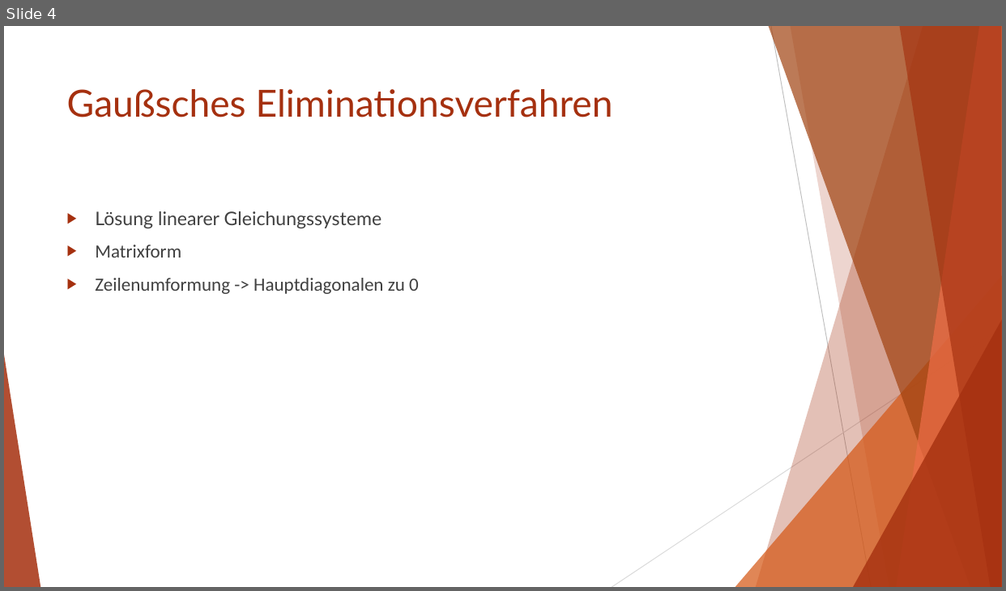
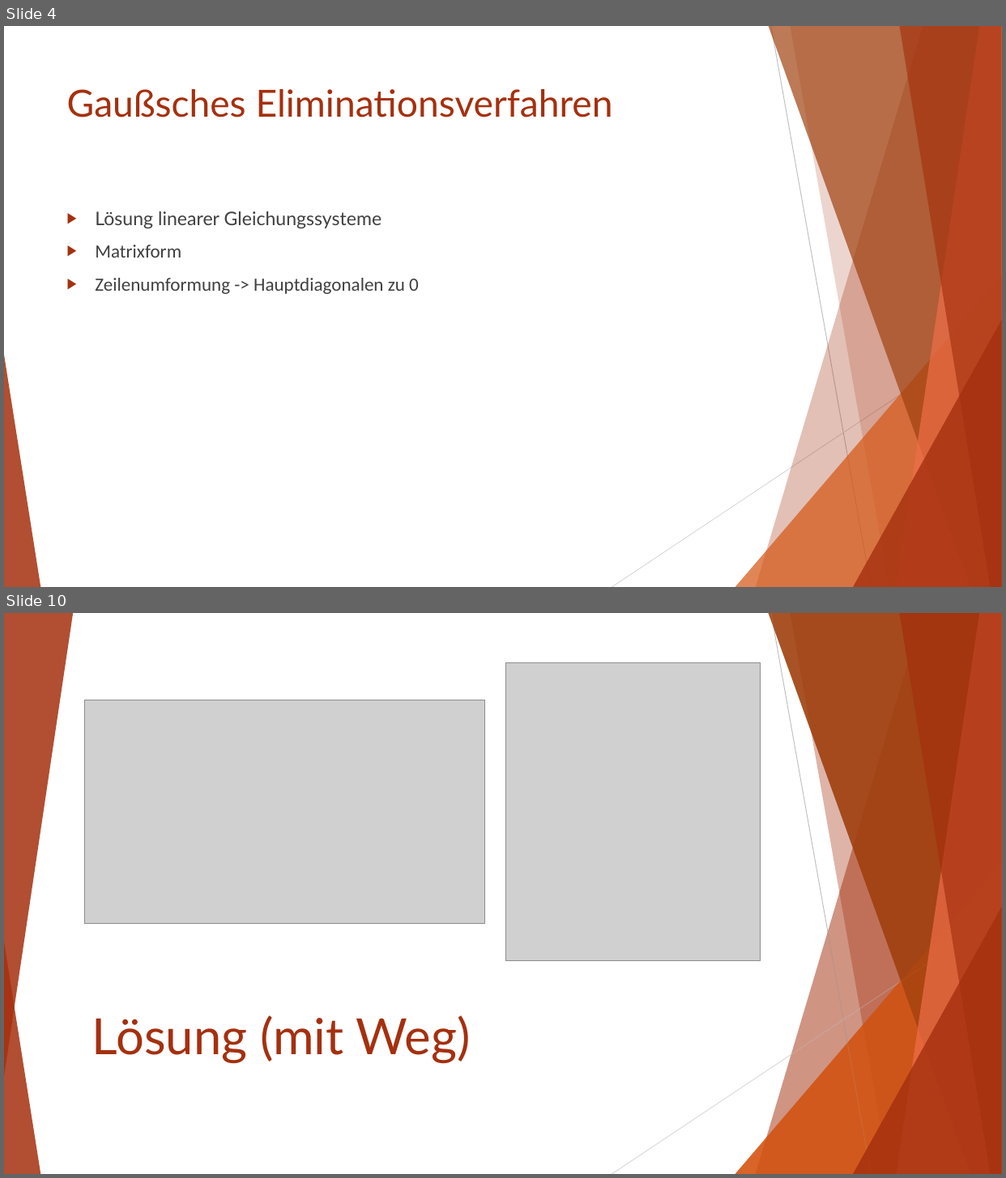
Before and after one commit to Zwilli/Numerik_und_Logik, a slide deck: Ortner/Gaußsches Eliminationsverfahren.pptx. Shown one above the other, each under a label of ours: slide 4 before the commit, slides 4 and 10 after it; the slides between them are not shown. The pictures are 1006x591 and 1006x1178 pixels, drawn with LibreOffice and Linux fonts; fonts in the diff are those of the drawing; grey boxes stand for pictures. Boxes give left, top, right and bottom in pixels: in the first picture for what was removed or moved away, otherwise in the second. Text is boxed around its words. In the diff, an @@ line names an element or a change of style, - is before the commit and + after.

```diff
--- a/Ortner/Gaußsches Eliminationsverfahren.pptx
+++ b/Ortner/Gaußsches Eliminationsverfahren.pptx
@@ slide 10 added at [4, 613, 1002, 1174], background #FFFFFF; not listed: 8 template elements that a slide beside it also shows @@
@@ group added at [4, 613, 1002, 1174]: 5 freeform shapes, 3 triangles, 2 lines @@
@@ picture added at [506, 663, 761, 961] @@
@@ picture added at [85, 700, 484, 924] @@
@@ title added at [92, 1016, 471, 1064], 48 pt, text #A5300F @@
+Lösung (mit Weg)
```
Also in this commit, not shown: 5 other slides added, 1 slide removed, 1 other file.
